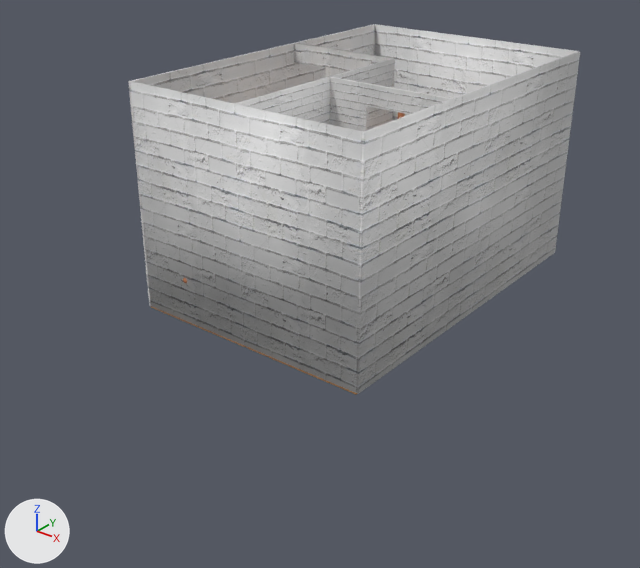
The Blender file blender/house.blend, before and after one commit.
Rendered twice from a 50 mm camera at (59.2, -90.2, 48.3) aimed at (2.0, -18.7, 4.0). Arrows for +X, +Y and +Z are at lower left; the lights stay in place.
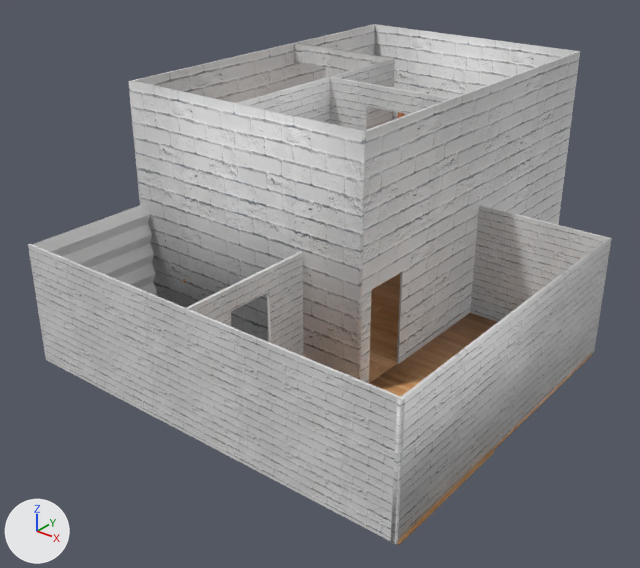
What differs and where, as boxes (x1, y1, x2, y2) in the pictures (640 x 568 px):
'Plane.001', reshaped, modifiers changed: before (130, 81, 363, 393); after (391, 238, 612, 544)
'Plane.004', reshaped: before (356, 52, 580, 394); after (470, 205, 610, 322)
'Plane.038', added: after (129, 81, 366, 380)
'Plane.035', added: after (397, 51, 580, 364)
'Plane.040', added: after (184, 308, 405, 544)
'Plane.037', added: after (28, 244, 194, 438)
'Plane.043', added: after (32, 203, 157, 295)
'Plane.033', added: after (372, 115, 409, 289)
'Plane.036', added (brown): after (369, 313, 593, 451)
'Plane.046', added: after (267, 252, 303, 356)
'Plane.034', added: after (360, 127, 376, 383)
'Plane.044', added: after (228, 268, 270, 311)
'Plane.045', added: after (186, 287, 232, 327)
'Plane.041', added (brown): after (397, 450, 494, 545)
'Plane', unchanged, uncovered by the edit: before (151, 306, 358, 395); after (369, 273, 401, 383)

Edits to the bpy script that builds the scene:
```text
Change me_plane_001:
    verts and faces of me_plane_001; kept vertices keep their numbers, new ones are numbered from 4
    remove me_plane_001.from_pydata(...)  # 4 vertices, 2 faces; spans x -15.2..15.2, y -29.2, z 0.0..26.6
    add me_plane_001.from_pydata(...)  # 8 vertices, 12 faces; spans x 30.0..30.3, y -44.9..-6.7, z -0.1..13.2
    me_plane_001 part 2
    add delete_vertices([*range(0, 4)])  # with the faces that use them
    add verts[4] = (30.0, -6.7, 13.2)  # pixel (608, 237)
    add verts[5] = (30.0, -44.9, 13.2)  # pixel (397, 399)
    add verts[6] = (30.0, -6.7, -0.1)
    add verts[7] = (30.0, -44.9, -0.1)  # pixel (390, 542)
    add for new, old in zip([*range(8, 12)], [*range(4, 8)]): verts[new] = verts[old] + (0.3, 0.0, 0.0)
    add faces += [(8, 9, 10), (9, 11, 10), (4, 6, 5), (5, 6, 7), (4, 8, 10), (5, 9, 8)]
    add faces += [(7, 11, 9), (6, 10, 11), (4, 10, 6), (4, 5, 8), (5, 7, 9), (6, 11, 7)]
Change me_plane_004:
    where me_plane_004.from_pydata(...)  # 4 vertices, 2 faces; spans x 15.2, y -29.4..15.2, z 0.0..26.6
    me_plane_004 part 1
    me_plane_004.vertices[0].co: (15.2, -29.4, 26.6) -> (30.3, -7.3, 13.3)
    me_plane_004.vertices[1].co: (15.2, 15.2, 26.6) -> (15.1, -7.3, 13.3)
    me_plane_004.vertices[2].co: (15.2, -29.4, 0.0) -> (30.3, -7.3, 0.0)
    me_plane_004.vertices[3].co: (15.2, 15.2, 0.0) -> (15.1, -7.3, 0.0)
Change ob_plane_001:
    remove _m = ob_plane_001.modifiers.new('Solidify', 'SOLIDIFY')
    remove _m.thickness = 0.24
    remove _m.nonmanifold_thickness_mode = 'FIXED'
    remove _m.nonmanifold_merge_threshold = 0.0003
Add ob_plane_038:
    ob_plane_038 = bpy.data.objects.new('Plane.038', me_plane_052)  # a box spanning x -15.2..15.4, y -29.5..-29.1, z -0.8..26.7; in mat_wall (picture img_wall_png)
    ob_plane_038.location = (0.0, 0.0, 0.0)
Add ob_plane_046:
    ob_plane_046 = bpy.data.objects.new('Plane.046', me_plane_050)  # 16 vertices, 23 faces, 1 loose edge; spans x 8.14..8.48, y -34.44..-29.3, z 0.16..13.45; in mat_wall (picture img_wall_png)
    ob_plane_046.location = (0.0, 0.0, 0.0)
Add ob_plane_045:
    ob_plane_045 = bpy.data.objects.new('Plane.045', me_plane_049)  # 16 vertices, 23 faces; spans x 8.14..8.48, y -44.74..-39.63, z 0.16..13.45; in mat_wall (picture img_wall_png)
    ob_plane_045.location = (0.0, 0.0, 0.0)
Add ob_plane_044:
    ob_plane_044 = bpy.data.objects.new('Plane.044', me_plane_048)  # 14 vertices, 14 faces; spans x 8.14..8.48, y -39.71..-34.42, z 11.11..13.45; in mat_wall (picture img_wall_png)
    ob_plane_044.location = (0.0, 0.0, 0.0)
Add ob_plane_041:
    ob_plane_041 = bpy.data.objects.new('Plane.041', me_plane_046)  # 4 vertices, 2 faces; spans x 8.3..30.6, y -44.6..-29.4, z 0.0; in mat_floor (picture img_floor_png); modifiers SOLIDIFY
    ob_plane_041.location = (0.0, 0.0, 0.0)
Add ob_plane_043:
    ob_plane_043 = bpy.data.objects.new('Plane.043', me_plane_045)  # 24 vertices, 22 faces; spans x -14.2..-13.7, y -44.7..-29.4, z -0.2..13.2; in mat_curtains (white #e7e7e7)
    ob_plane_043.location = (0.0, 0.0, 0.0)
Add ob_plane_037:
    ob_plane_037 = bpy.data.objects.new('Plane.037', me_plane_043)  # 4 vertices, 2 faces; spans x -14.4..8.1, y -44.6, z 0.0..13.3; in mat_wall (picture img_wall_png); modifiers SOLIDIFY
    ob_plane_037.location = (0.0, 0.0, 0.0)
Add ob_plane_040:
    ob_plane_040 = bpy.data.objects.new('Plane.040', me_plane_041)  # 4 vertices, 2 faces; spans x 8.0..30.5, y -44.6, z 0.0..13.3; in mat_wall (picture img_wall_png); modifiers SOLIDIFY
    ob_plane_040.location = (0.0, 0.0, 0.0)
Add ob_plane_036:
    ob_plane_036 = bpy.data.objects.new('Plane.036', me_plane_037)  # 4 vertices, 2 faces; spans x 15.2..30.4, y -29.6..-7.3, z 0.0; in mat_floor (picture img_floor_png); modifiers SOLIDIFY
    ob_plane_036.location = (0.0, 0.0, 0.0)
Add ob_plane_035:
    ob_plane_035 = bpy.data.objects.new('Plane.035', me_plane_035)  # 14 vertices, 20 faces; spans x 15.1..15.4, y -22.3..15.3, z 0.0..26.6; in mat_wall (picture img_wall_png)
    ob_plane_035.location = (0.0, 0.0, 0.0)
Add ob_plane_034:
    ob_plane_034 = bpy.data.objects.new('Plane.034', me_plane_034)  # 14 vertices, 20 faces; spans x 15.1..15.4, y -29.3..-27.5, z 0.0..26.6; in mat_wall (picture img_wall_png)
    ob_plane_034.location = (0.0, 0.0, 0.0)
Add ob_plane_033:
    ob_plane_033 = bpy.data.objects.new('Plane.033', me_plane_033)  # 12 vertices, 12 faces; spans x 15.1..15.4, y -27.5..-22.2, z 10.8..26.6; in mat_wall (picture img_wall_png)
    ob_plane_033.location = (0.0, 0.0, 0.0)
```
